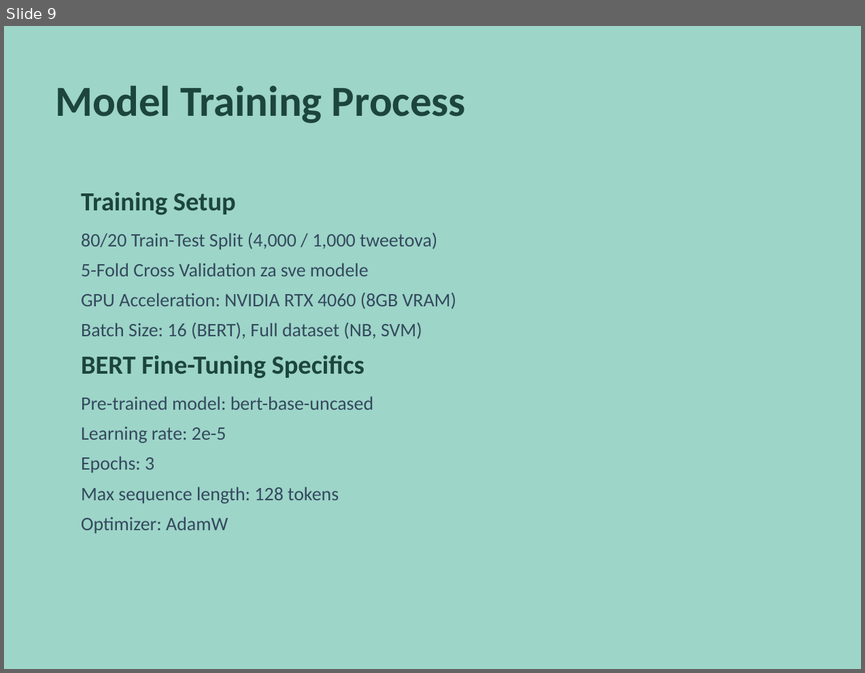
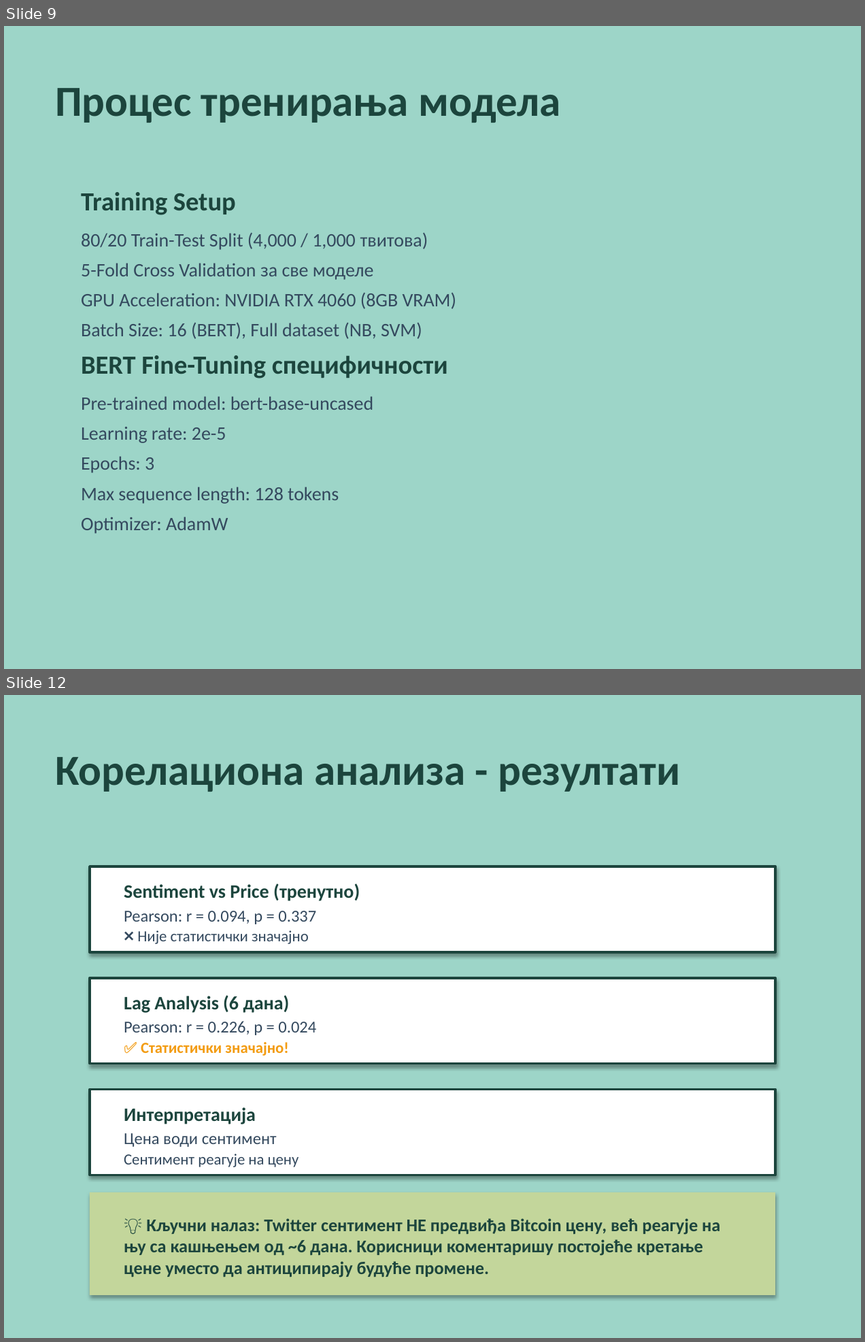
Before and after one commit to borisletic/diplomski, a slide deck: Prezentacija_Diplomski_Boris_Letic_RA_207_2021.pptx. Shown one above the other, each under a label of ours: slide 9 before the commit, slides 9 and 12 after it; the slides between them are not shown. The pictures are 865x673 and 865x1342 pixels, drawn with LibreOffice and Linux fonts; fonts in the diff are those of the drawing. Boxes give left, top, right and bottom in pixels: in the first picture for what was removed or moved away, otherwise in the second. Text is boxed around its words. In the diff, an @@ line names an element or a change of style, - is before the commit and + after.

```diff
--- a/Prezentacija_Diplomski_Boris_Letic_RA_207_2021.pptx
+++ b/Prezentacija_Diplomski_Boris_Letic_RA_207_2021.pptx
@@ slide 12 added at box(4, 695, 861, 1338), background #FFFFFF @@
@@ rectangle added at box(4, 695, 861, 1338), fill #9DD5C8 @@
@@ text added at box(55, 757, 680, 792), 36 pt, text #1C453D, bold @@
+Корелациона анализа - резултати
@@ rectangle added at box(90, 866, 775, 952), fill #FFFFFF, outline #1C453D 2 pt @@
@@ text added at box(124, 883, 360, 901), 16 pt, text #1C453D, bold @@
+Sentiment vs Price (тренутно)
@@ text added at box(124, 911, 316, 924), 14 pt, text #34495E @@
+Pearson: r = 0.094, p = 0.337
@@ text added at box(137, 930, 309, 944), 13 pt, text #34495E @@
+❌ Није статистички значајно
@@ rectangle added at box(90, 978, 775, 1064), fill #FFFFFF, outline #1C453D 2 pt @@
@@ text added at box(124, 995, 290, 1013), 16 pt, text #1C453D, bold @@
+Lag Analysis (6 дана)
@@ text added at box(124, 1021, 316, 1035), 14 pt, text #34495E @@
+Pearson: r = 0.226, p = 0.024
@@ text added at box(141, 1042, 288, 1055), 13 pt, text #F39C12, bold @@
+✅ Статистички значајно!
@@ rectangle added at box(90, 1089, 775, 1175), fill #FFFFFF, outline #1C453D 2 pt @@
@@ text added at box(124, 1107, 256, 1124), 16 pt, text #1C453D, bold @@
+Интерпретација
@@ text added at box(124, 1133, 277, 1147), 14 pt, text #34495E @@
+Цена води сентимент
@@ text added at box(124, 1153, 299, 1167), 13 pt, text #34495E @@
+Сентимент реагује на цену
@@ rectangle added at box(90, 1192, 775, 1295), fill #C3D69B @@
@@ text added at box(124, 1218, 720, 1277), 15 pt, text #1C453D, bold @@
+💡 Кључни налаз: Twitter сентимент НЕ предвиђа Bitcoin цену, већ реагује на њу са кашњењем од ~6 дана. Корисници коментаришу постојеће кретање цене уместо да антиципирају будуће промене.
@@ slide 9 changed as well @@
@@ text at box(55, 88, 561, 123): text changed @@
-Model Training Process
+Процес тренирања модела
@@ text at box(81, 233, 428, 280): text changed @@
-80/20 Train-Test Split (4,000 / 1,000 tweetova)
-5-Fold Cross Validation za sve modele
+80/20 Train-Test Split (4,000 / 1,000 твитова)
+5-Fold Cross Validation за све моделе
@@ text at box(81, 355, 448, 378): text changed @@
-BERT Fine-Tuning Specifics
+BERT Fine-Tuning специфичности
```
Also in this commit, not shown: 7 other slides changed, 7 other slides added, 8 slides removed.
